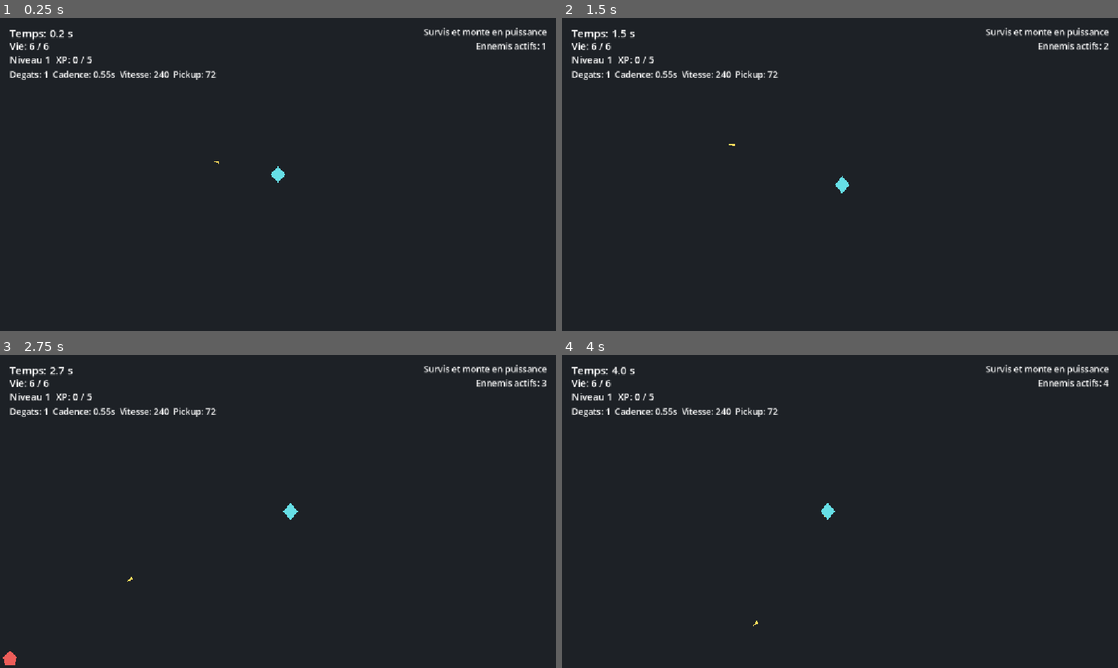
Above: before the commit, frames 1-4 (two rows, left to right).
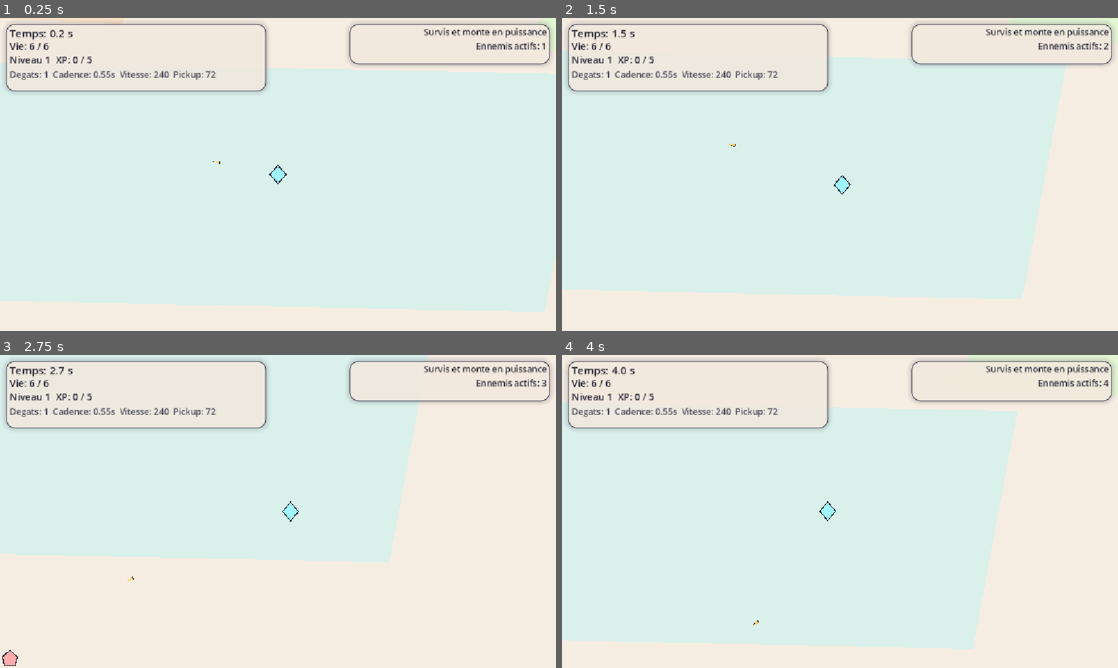
Above: after the commit, the same moments.

Repository: piiieeere/zeucozy
Game: Godot game, scene res://scenes/main.tscn
Same seed, same stepped clock (60 frames per second), same inputs: the game is played once before the commit and once after it.
Inputs:
- Up to frame 1 (0.25 s): no input
- Up to frame 2 (1.5 s): hold Right (ui_right) 0.53-1.28 s; hold Down (ui_down) from 1.28 s (still down)
- Up to frame 3 (2.75 s): release Down (ui_down) at 2.03 s; hold Right (ui_right) from 2.03 s (still down)
- Up to frame 4 (4 s): release Right (ui_right) at 2.78 s; hold Up (ui_up) 2.78-3.53 s; hold Left (ui_left) from 3.53 s (still down)

The runs differ from the first frame. In frame 1, 100% of the frame differs, in the area x 0-100%, y 0-100%; in frame 2, 100%; in frame 3, 100%; in frame 4, 100%.

Commit message:
feat: enhance enemy and player visuals with outlines and color adjustments; update main scene with new HUD elements

Diff:
--- a/scenes/enemies/brute.tscn
+++ b/scenes/enemies/brute.tscn
@@ -20,8 +20,12 @@
 [node name="CollisionShape2D" type="CollisionShape2D" parent="."]
 shape = SubResource("CircleShape2D_body")
 
+[node name="Outline" type="Polygon2D" parent="."]
+color = Color(0.164706, 0.164706, 0.227451, 0.95)
+polygon = PackedVector2Array(0, -25, 21, -10, 23, 16, 0, 25, -23, 16, -21, -10)
+
 [node name="Body" type="Polygon2D" parent="."]
-color = Color(0.796078, 0.52549, 0.247059, 1)
+color = Color(0.741176, 0.698039, 1, 1)
 polygon = PackedVector2Array(0, -22, 18, -8, 20, 14, 0, 22, -20, 14, -18, -8)
 
 [node name="Hurtbox" type="Area2D" parent="."]
--- a/scenes/enemies/chaser.tscn
+++ b/scenes/enemies/chaser.tscn
@@ -20,8 +20,12 @@
 [node name="CollisionShape2D" type="CollisionShape2D" parent="."]
 shape = SubResource("CircleShape2D_body")
 
+[node name="Outline" type="Polygon2D" parent="."]
+color = Color(0.164706, 0.164706, 0.227451, 0.95)
+polygon = PackedVector2Array(0, -19, 17, -3, 12, 16, -12, 16, -17, -3)
+
 [node name="Body" type="Polygon2D" parent="."]
-color = Color(0.933333, 0.364706, 0.352941, 1)
+color = Color(1, 0.678431, 0.678431, 1)
 polygon = PackedVector2Array(0, -16, 14, -2, 10, 14, -10, 14, -14, -2)
 
 [node name="Hurtbox" type="Area2D" parent="."]
--- a/scenes/main.tscn
+++ b/scenes/main.tscn
@@ -1,18 +1,86 @@
-[gd_scene load_steps=4 format=3]
+[gd_scene load_steps=8 format=3]
 
 [ext_resource type="Script" path="res://scripts/main.gd" id="1_rhi7x"]
 [ext_resource type="PackedScene" path="res://scenes/player.tscn" id="2_h0b1r"]
 
+[sub_resource type="StyleBoxFlat" id="StyleBoxFlat_hud"]
+bg_color = Color(0.968627, 0.929412, 0.886275, 0.84)
+border_width_left = 2
+border_width_top = 2
+border_width_right = 2
+border_width_bottom = 2
+border_color = Color(0.290196, 0.290196, 0.352941, 0.9)
+corner_radius_top_left = 18
+corner_radius_top_right = 18
+corner_radius_bottom_right = 18
+corner_radius_bottom_left = 18
+shadow_color = Color(0.290196, 0.290196, 0.352941, 0.18)
+shadow_size = 10
+
+[sub_resource type="StyleBoxFlat" id="StyleBoxFlat_panel"]
+bg_color = Color(0.968627, 0.929412, 0.886275, 0.96)
+border_width_left = 3
+border_width_top = 3
+border_width_right = 3
+border_width_bottom = 3
+border_color = Color(0.290196, 0.290196, 0.352941, 0.95)
+corner_radius_top_left = 24
+corner_radius_top_right = 24
+corner_radius_bottom_right = 24
+corner_radius_bottom_left = 24
+shadow_color = Color(0.290196, 0.290196, 0.352941, 0.2)
+shadow_size = 16
+
+[sub_resource type="StyleBoxFlat" id="StyleBoxFlat_button"]
+bg_color = Color(1, 0.839216, 0.647059, 1)
+border_width_left = 2
+border_width_top = 2
+border_width_right = 2
+border_width_bottom = 2
+border_color = Color(0.290196, 0.290196, 0.352941, 0.9)
+corner_radius_top_left = 16
+corner_radius_top_right = 16
+corner_radius_bottom_right = 16
+corner_radius_bottom_left = 16
+
+[sub_resource type="StyleBoxFlat" id="StyleBoxFlat_button_hover"]
+bg_color = Color(0.992157, 1, 0.713726, 1)
+border_width_left = 2
+border_width_top = 2
+border_width_right = 2
+border_width_bottom = 2
+border_color = Color(0.290196, 0.290196, 0.352941, 0.9)
+corner_radius_top_left = 16
+corner_radius_top_right = 16
+corner_radius_bottom_right = 16
+corner_radius_bottom_left = 16
+
 [node name="Main" type="Node2D"]
 script = ExtResource("1_rhi7x")
 
 [node name="Arena" type="Polygon2D" parent="."]
-color = Color(0.117647, 0.129412, 0.14902, 1)
+color = Color(0.968627, 0.929412, 0.886275, 1)
 polygon = PackedVector2Array(-576, -324, 576, -324, 576, 324, -576, 324)
 
+[node name="WarmLight" type="Polygon2D" parent="."]
+color = Color(1, 0.839216, 0.647059, 0.45)
+polygon = PackedVector2Array(-360, -240, 120, -240, 100, -40, -320, -40)
+
+[node name="AccentBlobLeft" type="Polygon2D" parent="."]
+color = Color(1, 0.776471, 1, 0.4)
+polygon = PackedVector2Array(-520, 120, -320, 120, -340, 280, -540, 280)
+
+[node name="AccentBlobRight" type="Polygon2D" parent="."]
+color = Color(0.803922, 1, 0.74902, 0.45)
+polygon = PackedVector2Array(280, -200, 520, -200, 520, 20, 260, 20)
+
+[node name="Rug" type="Polygon2D" parent="."]
+color = Color(0.623529, 0.964706, 1, 0.32)
+polygon = PackedVector2Array(-240, -120, 240, -120, 220, 120, -240, 120)
+
 [node name="ArenaBorder" type="Line2D" parent="."]
-width = 6.0
-default_color = Color(0.847059, 0.713726, 0.403922, 1)
+width = 8.0
+default_color = Color(0.164706, 0.164706, 0.227451, 0.92)
 closed = true
 points = PackedVector2Array(-576, -324, 576, -324, 576, 324, -576, 324)
 
@@ -25,12 +93,27 @@
 [node name="Player" parent="." instance=ExtResource("2_h0b1r")]
 
 [node name="CanvasLayer" type="CanvasLayer" parent="."]
+
+[node name="HudLeftPanel" type="Panel" parent="CanvasLayer"]
+offset_left = 12.0
+offset_top = 12.0
+offset_right = 552.0
+offset_bottom = 152.0
+theme_override_styles/panel = SubResource("StyleBoxFlat_hud")
+
+[node name="HudRightPanel" type="Panel" parent="CanvasLayer"]
+offset_left = 712.0
+offset_top = 12.0
+offset_right = 1140.0
+offset_bottom = 96.0
+theme_override_styles/panel = SubResource("StyleBoxFlat_hud")
 
 [node name="TimeLabel" type="Label" parent="CanvasLayer"]
 offset_left = 20.0
 offset_top = 16.0
 offset_right = 220.0
 offset_bottom = 40.0
+theme_override_colors/font_color = Color(0.164706, 0.164706, 0.227451, 1)
 theme_override_font_sizes/font_size = 22
 text = "Temps: 0.0 s"
 
@@ -39,6 +122,7 @@
 offset_top = 44.0
 offset_right = 260.0
 offset_bottom = 68.0
+theme_override_colors/font_color = Color(0.164706, 0.164706, 0.227451, 1)
 theme_override_font_sizes/font_size = 20
 text = "Vie: 6 / 6"
 
@@ -47,6 +131,7 @@
 offset_top = 72.0
 offset_right = 300.0
 offset_bottom = 96.0
+theme_override_colors/font_color = Color(0.164706, 0.164706, 0.227451, 1)
 theme_override_font_sizes/font_size = 20
 text = "Niveau 1  XP: 0 / 5"
 
@@ -55,6 +140,7 @@
 offset_top = 104.0
 offset_right = 520.0
 offset_bottom = 136.0
+theme_override_colors/font_color = Color(0.290196, 0.290196, 0.352941, 1)
 theme_override_font_sizes/font_size = 18
 text = "Degats: 1  Cadence: 0.55s  Vitesse: 240  Pickup: 72"
 
@@ -64,6 +150,7 @@
 offset_right = 1128.0
 offset_bottom = 72.0
 horizontal_alignment = 2
+theme_override_colors/font_color = Color(0.164706, 0.164706, 0.227451, 1)
 theme_override_font_sizes/font_size = 18
 text = "Survis et monte en puissance"
 
@@ -73,6 +160,7 @@
 offset_top = 128.0
 offset_right = 826.0
 offset_bottom = 520.0
+theme_override_styles/panel = SubResource("StyleBoxFlat_panel")
 
 [node name="MarginContainer" type="MarginContainer" parent="CanvasLayer/UpgradePanel"]
 theme_override_constants/margin_left = 20
@@ -84,24 +172,38 @@
 theme_override_constants/separation = 16
 
 [node name="TitleLabel" type="Label" parent="CanvasLayer/UpgradePanel/MarginContainer/VBoxContainer"]
+theme_override_colors/font_color = Color(0.164706, 0.164706, 0.227451, 1)
 theme_override_font_sizes/font_size = 28
 text = "Niveau atteint"
 
 [node name="SubtitleLabel" type="Label" parent="CanvasLayer/UpgradePanel/MarginContainer/VBoxContainer"]
 autowrap_mode = 3
+theme_override_colors/font_color = Color(0.290196, 0.290196, 0.352941, 1)
 theme_override_font_sizes/font_size = 18
 text = "Choisis une amelioration pour continuer."
 
 [node name="ChoiceButton1" type="Button" parent="CanvasLayer/UpgradePanel/MarginContainer/VBoxContainer"]
 custom_minimum_size = Vector2(0, 72)
+theme_override_colors/font_color = Color(0.164706, 0.164706, 0.227451, 1)
+theme_override_styles/normal = SubResource("StyleBoxFlat_button")
+theme_override_styles/hover = SubResource("StyleBoxFlat_button_hover")
+theme_override_styles/pressed = SubResource("StyleBoxFlat_button_hover")
 text = "Choix 1"
 
 [node name="ChoiceButton2" type="Button" parent="CanvasLayer/UpgradePanel/MarginContainer/VBoxContainer"]
 custom_minimum_size = Vector2(0, 72)
+theme_override_colors/font_color = Color(0.164706, 0.164706, 0.227451, 1)
+theme_override_styles/normal = SubResource("StyleBoxFlat_button")
+theme_override_styles/hover = SubResource("StyleBoxFlat_button_hover")
+theme_override_styles/pressed = SubResource("StyleBoxFlat_button_hover")
 text = "Choix 2"
 
 [node name="ChoiceButton3" type="Button" parent="CanvasLayer/UpgradePanel/MarginContainer/VBoxContainer"]
 custom_minimum_size = Vector2(0, 72)
+theme_override_colors/font_color = Color(0.164706, 0.164706, 0.227451, 1)
+theme_override_styles/normal = SubResource("StyleBoxFlat_button")
+theme_override_styles/hover = SubResource("StyleBoxFlat_button_hover")
+theme_override_styles/pressed = SubResource("StyleBoxFlat_button_hover")
 text = "Choix 3"
 
 [node name="GameOverPanel" type="PanelContainer" parent="CanvasLayer"]
@@ -110,6 +212,7 @@
 offset_top = 170.0
 offset_right = 786.0
 offset_bottom = 450.0
+theme_override_styles/panel = SubResource("StyleBoxFlat_panel")
 
 [node name="MarginContainer" type="MarginContainer" parent="CanvasLayer/GameOverPanel"]
 theme_override_constants/margin_left = 20
@@ -122,14 +225,20 @@
 
 [node name="GameOverLabel" type="Label" parent="CanvasLayer/GameOverPanel/MarginContainer/VBoxContainer"]
 theme_override_font_sizes/font_size = 30
+theme_override_colors/font_color = Color(0.164706, 0.164706, 0.227451, 1)
 horizontal_alignment = 1
 text = "Game Over"
 
 [node name="SummaryLabel" type="Label" parent="CanvasLayer/GameOverPanel/MarginContainer/VBoxContainer"]
 horizontal_alignment = 1
+theme_override_colors/font_color = Color(0.290196, 0.290196, 0.352941, 1)
 theme_override_font_sizes/font_size = 18
 text = "Survie: 0.0 s"
 
 [node name="RestartButton" type="Button" parent="CanvasLayer/GameOverPanel/MarginContainer/VBoxContainer"]
 custom_minimum_size = Vector2(0, 56)
+theme_override_colors/font_color = Color(0.164706, 0.164706, 0.227451, 1)
+theme_override_styles/normal = SubResource("StyleBoxFlat_button")
+theme_override_styles/hover = SubResource("StyleBoxFlat_button_hover")
+theme_override_styles/pressed = SubResource("StyleBoxFlat_button_hover")
 text = "Relancer"
--- a/scenes/player.tscn
+++ b/scenes/player.tscn
@@ -19,8 +19,12 @@
 [node name="CollisionShape2D" type="CollisionShape2D" parent="."]
 shape = SubResource("CircleShape2D_body")
 
+[node name="Outline" type="Polygon2D" parent="."]
+color = Color(0.164706, 0.164706, 0.227451, 0.95)
+polygon = PackedVector2Array(0, -21, 18, 0, 0, 21, -18, 0)
+
 [node name="Body" type="Polygon2D" parent="."]
-color = Color(0.4, 0.878431, 0.901961, 1)
+color = Color(0.623529, 0.964706, 1, 1)
 polygon = PackedVector2Array(0, -18, 15, 0, 0, 18, -15, 0)
 
 [node name="Hurtbox" type="Area2D" parent="."]
--- a/scenes/projectile.tscn
+++ b/scenes/projectile.tscn
@@ -15,6 +15,10 @@
 [node name="CollisionShape2D" type="CollisionShape2D" parent="."]
 shape = SubResource("CircleShape2D_1")
 
+[node name="Outline" type="Polygon2D" parent="."]
+color = Color(0.164706, 0.164706, 0.227451, 0.95)
+polygon = PackedVector2Array(-8, -4, 10, 0, -8, 4)
+
 [node name="Body" type="Polygon2D" parent="."]
-color = Color(0.992157, 0.87451, 0.364706, 1)
+color = Color(0.992157, 0.819608, 0.4, 1)
 polygon = PackedVector2Array(-6, -3, 8, 0, -6, 3)
--- a/scenes/xp_orb.tscn
+++ b/scenes/xp_orb.tscn
@@ -15,6 +15,10 @@
 [node name="CollisionShape2D" type="CollisionShape2D" parent="."]
 shape = SubResource("CircleShape2D_1")
 
+[node name="Outline" type="Polygon2D" parent="."]
+color = Color(0.290196, 0.290196, 0.352941, 0.9)
+polygon = PackedVector2Array(0, -11, 11, 0, 0, 11, -11, 0)
+
 [node name="Body" type="Polygon2D" parent="."]
-color = Color(0.52549, 0.901961, 0.470588, 1)
+color = Color(1, 0.819608, 0.4, 1)
 polygon = PackedVector2Array(0, -9, 9, 0, 0, 9, -9, 0)
--- a/scripts/main.gd
+++ b/scripts/main.gd
@@ -17,10 +17,16 @@
 @onready var player = $Player
 @onready var player_camera: Camera2D = $Player/Camera2D
 @onready var arena: Polygon2D = $Arena
+@onready var rug: Polygon2D = $Rug
+@onready var warm_light: Polygon2D = $WarmLight
+@onready var accent_blob_left: Polygon2D = $AccentBlobLeft
+@onready var accent_blob_right: Polygon2D = $AccentBlobRight
 @onready var arena_border: Line2D = $ArenaBorder
 @onready var enemies_container: Node2D = $Enemies
 @onready var projectiles_container: Node2D = $Projectiles
 @onready var pickups_container: Node2D = $Pickups
+@onready var hud_left_panel: Panel = $CanvasLayer/HudLeftPanel
+@onready var hud_right_panel: Panel = $CanvasLayer/HudRightPanel
 @onready var time_label: Label = $CanvasLayer/TimeLabel
 @onready var health_label: Label = $CanvasLayer/HealthLabel
 @onready var xp_label: Label = $CanvasLayer/XPLabel
@@ -248,9 +254,43 @@
 	])
 	arena.polygon = points
 	arena_border.points = points
+	rug.polygon = PackedVector2Array([
+		arena_rect.get_center() + Vector2(-arena_rect.size.x * 0.28, -arena_rect.size.y * 0.18),
+		arena_rect.get_center() + Vector2(arena_rect.size.x * 0.28, -arena_rect.size.y * 0.16),
+		arena_rect.get_center() + Vector2(arena_rect.size.x * 0.24, arena_rect.size.y * 0.22),
+		arena_rect.get_center() + Vector2(-arena_rect.size.x * 0.30, arena_rect.size.y * 0.20),
+	])
+	warm_light.polygon = PackedVector2Array([
+		arena_rect.position + Vector2(arena_rect.size.x * 0.08, arena_rect.size.y * 0.04),
+		arena_rect.position + Vector2(arena_rect.size.x * 0.42, arena_rect.size.y * 0.02),
+		arena_rect.position + Vector2(arena_rect.size.x * 0.36, arena_rect.size.y * 0.26),
+		arena_rect.position + Vector2(arena_rect.size.x * 0.10, arena_rect.size.y * 0.24),
+	])
+	accent_blob_left.polygon = PackedVector2Array([
+		arena_rect.position + Vector2(arena_rect.size.x * 0.06, arena_rect.size.y * 0.76),
+		arena_rect.position + Vector2(arena_rect.size.x * 0.22, arena_rect.size.y * 0.70),
+		arena_rect.position + Vector2(arena_rect.size.x * 0.18, arena_rect.size.y * 0.88),
+		arena_rect.position + Vector2(arena_rect.size.x * 0.04, arena_rect.size.y * 0.90),
+	])
+	accent_blob_right.polygon = PackedVector2Array([
+		arena_rect.position + Vector2(arena_rect.size.x * 0.76, arena_rect.size.y * 0.18),
+		arena_rect.position + Vector2(arena_rect.size.x * 0.92, arena_rect.size.y * 0.14),
+		arena_rect.position + Vector2(arena_rect.size.x * 0.90, arena_rect.size.y * 0.32),
+		arena_rect.position + Vector2(arena_rect.size.x * 0.72, arena_rect.size.y * 0.30),
+	])
 
 
 func _update_ui_layout(viewport_size: Vector2) -> void:
+	hud_left_panel.offset_left = 12.0
+	hud_left_panel.offset_top = 12.0
+	hud_left_panel.offset_right = 552.0
+	hud_left_panel.offset_bottom = 152.0
+
+	hud_right_panel.offset_left = viewport_size.x - 428.0
+	hud_right_panel.offset_top = 12.0
+	hud_right_panel.offset_right = viewport_size.x - 12.0
+	hud_right_panel.offset_bottom = 96.0
+
 	objective_label.offset_left = viewport_size.x - 360.0
 	objective_label.offset_right = viewport_size.x - 20.0
 
